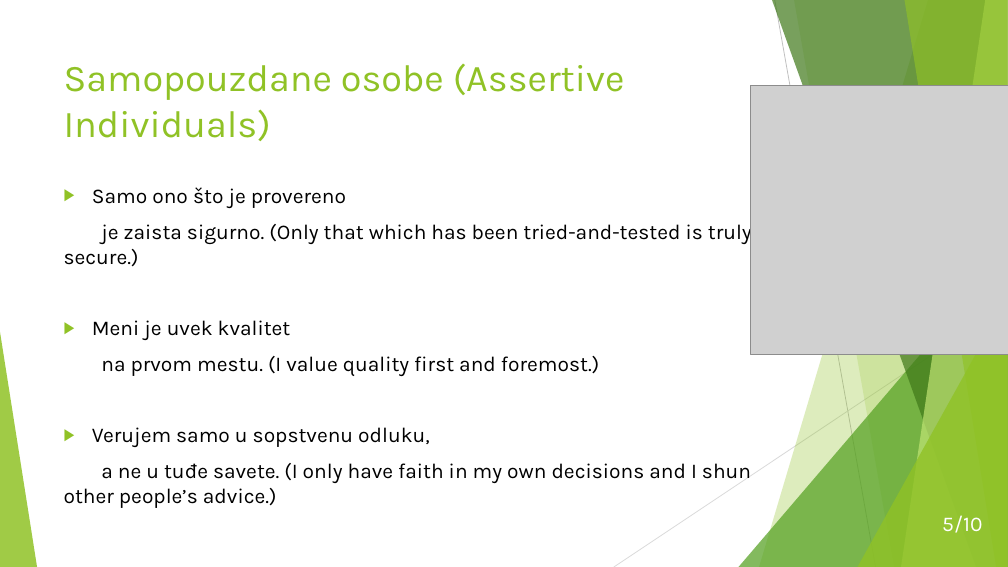
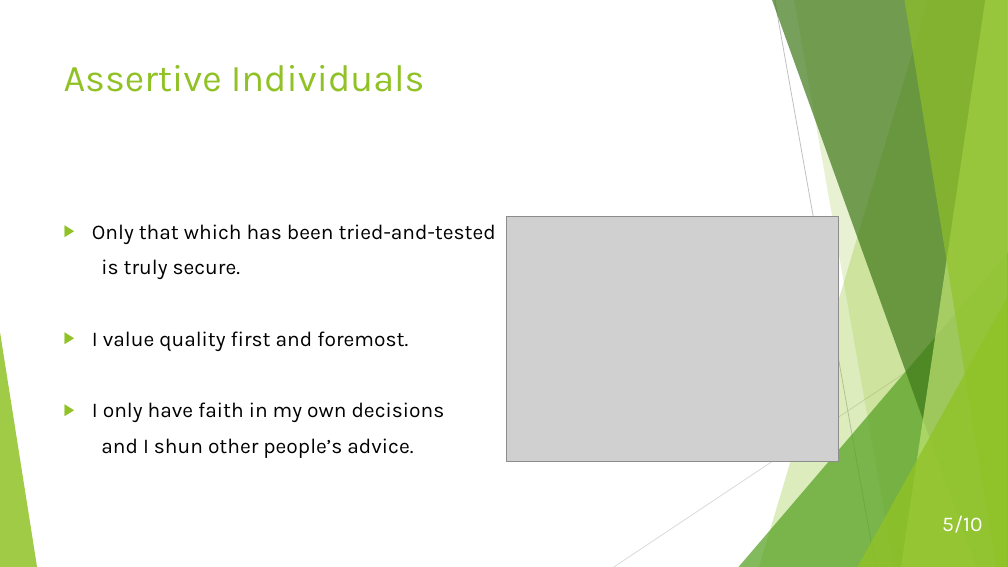
Before and after one commit to MarinaNikolic/UPR, a slide deck: slide 5 of mindgenomix-english.pptx. Drawn at 1008x567 pixels with LibreOffice and Linux fonts; fonts in the diff are those of the drawing; grey boxes stand for pictures. Boxes give left, top, right and bottom in pixels: in the first picture for what was removed or moved away, otherwise in the second. Text is boxed around its words. In the diff, an @@ line names an element or a change of style, - is before the commit and + after.

```diff
--- a/mindgenomix-english.pptx
+++ b/mindgenomix-english.pptx
@@ title at <box>64,65,425,92</box>: text changed @@
-Samopouzdane osobe (Assertive Individuals)
+Assertive Individuals
@@ text at <box>92,224,496,458</box>: text changed @@
-▶ Samo ono što je provereno
-je zaista sigurno. (Only that which has been tried-and-tested is truly secure.)
-▶ Meni je uvek kvalitet
-na prvom mestu. (I value quality first and foremost.)
-▶ Verujem samo u sopstvenu odluku,
-a ne u tuđe savete. (I only have faith in my own decisions and I shun other people’s advice.)
+▶ Only that which has been tried-and-tested
+is truly secure.
+▶ I value quality first and foremost.
+▶ I only have faith in my own decisions
+and I shun other people’s advice.
@@ picture: place and size @@
-picture at <box>751,85,1008,355</box>
+picture at <box>507,217,838,461</box>
```
Also in this commit, not shown: 9 other slides changed.
